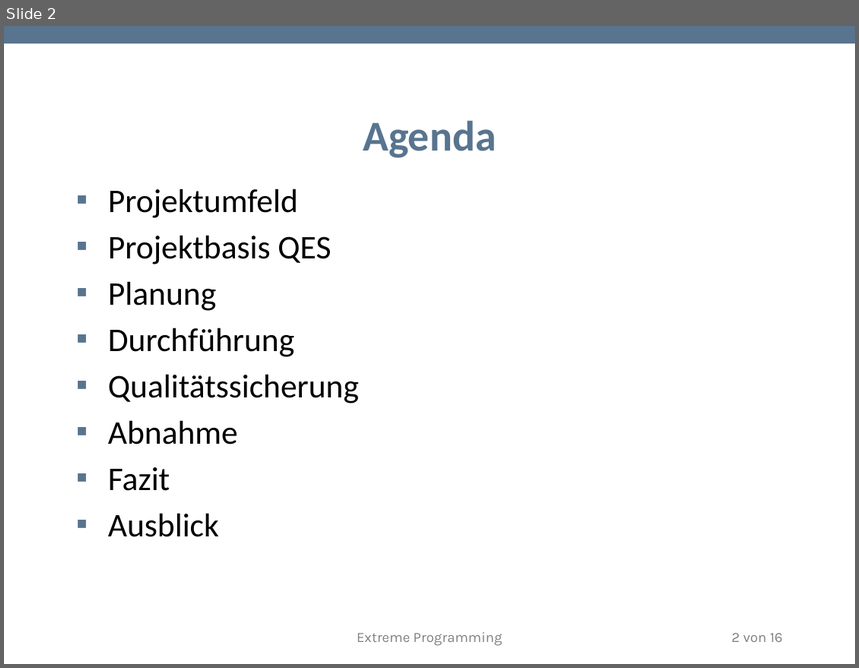
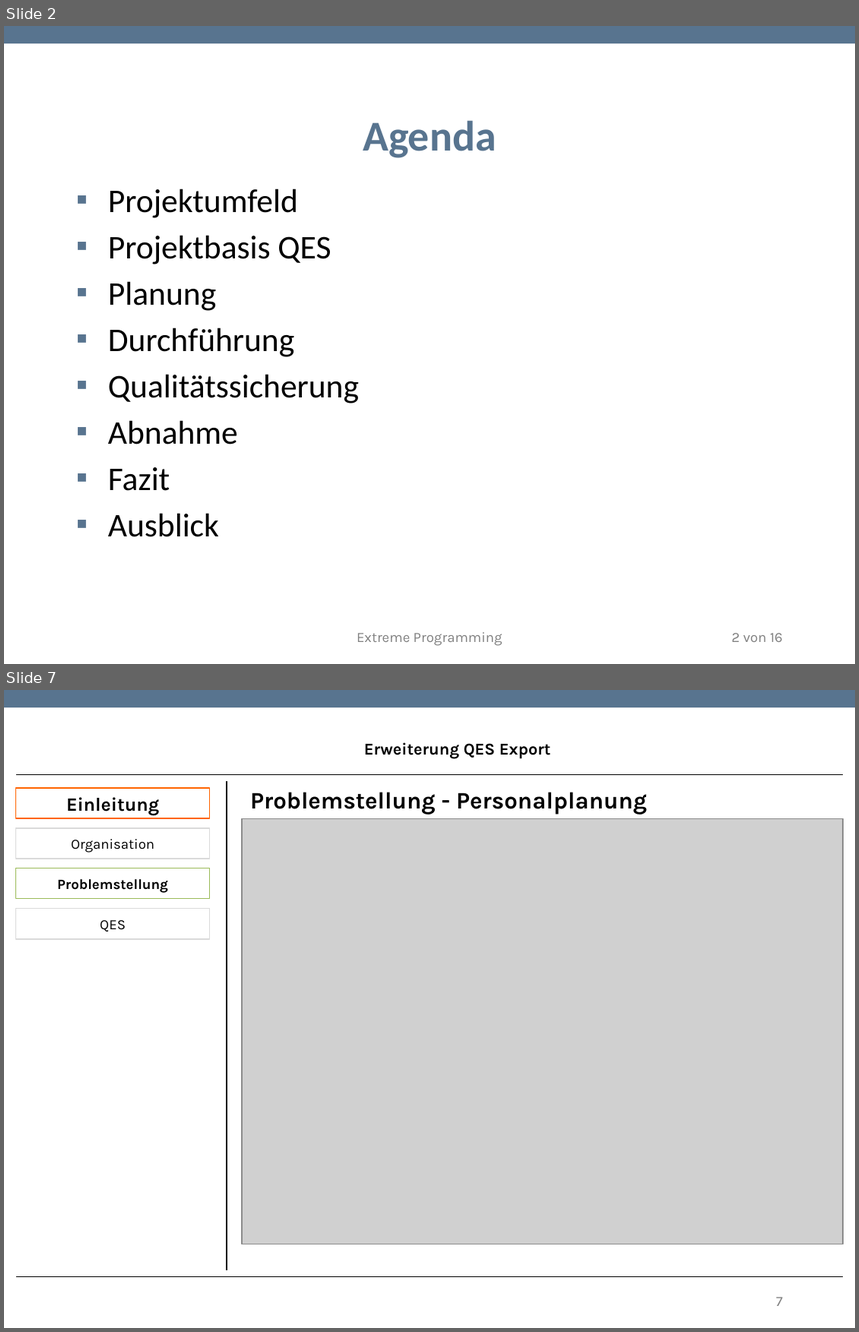
Before and after one commit to TwoHorus/dbExelExportLaravel, a slide deck: DOC/Fachgespraech.pptx. Shown one above the other, each under a label of ours: slide 2 before the commit, slides 2 and 7 after it; the slides between them are not shown. The pictures are 859x668 and 859x1332 pixels, drawn with LibreOffice and Linux fonts; fonts in the diff are those of the drawing; grey boxes stand for pictures; background and template pictures are left out. Boxes give left, top, right and bottom in pixels: in the first picture for what was removed or moved away, otherwise in the second. Text is boxed around its words. In the diff, an @@ line names an element or a change of style, - is before the commit and + after.

```diff
--- a/DOC/Fachgespraech.pptx
+++ b/DOC/Fachgespraech.pptx
@@ slide 7 added at (4,690,855,1328), background #FFFFFF; not listed: 1 template element that a slide beside it also shows @@
@@ text added at (364,742,551,759), 14 pt, text #000000, bold @@
+Erweiterung QES Export
@@ line added from (16, 774) to (843, 774), #000000 0.75 pt @@
@@ rectangle added at (16,788,210,818), fill #FFFFFF, outline #FF6400 0.85 pt, 16 pt, text #000000, bold @@
+Einleitung
@@ line added from (227, 781) to (227, 1271), #000000 0.75 pt @@
@@ text added at (250,792,647,815), 20 pt, text #000000, bold @@
+Problemstellung - Personalplanung
@@ picture added at (243,818,843,1244) @@
@@ rectangle added at (16,828,210,859), fill #FFFFFF, outline #DADADA 0.85 pt, 12 pt, text #000000 @@
+Organisation
@@ rectangle added at (16,869,210,900), fill #FFFFFF, outline #9BBB59 0.85 pt, 12 pt, text #000000, bold @@
+Problemstellung
@@ rectangle added at (16,909,210,939), fill #FFFFFF, outline #DADADA 0.85 pt, 12 pt, text #000000 @@
+QES
@@ line added from (16, 1277) to (843, 1277), #000000 0.75 pt @@
@@ page number added at (776,1297,783,1306), 12 pt, text #808080 @@
+7
```
Also in this commit, not shown: 4 other slides added.
